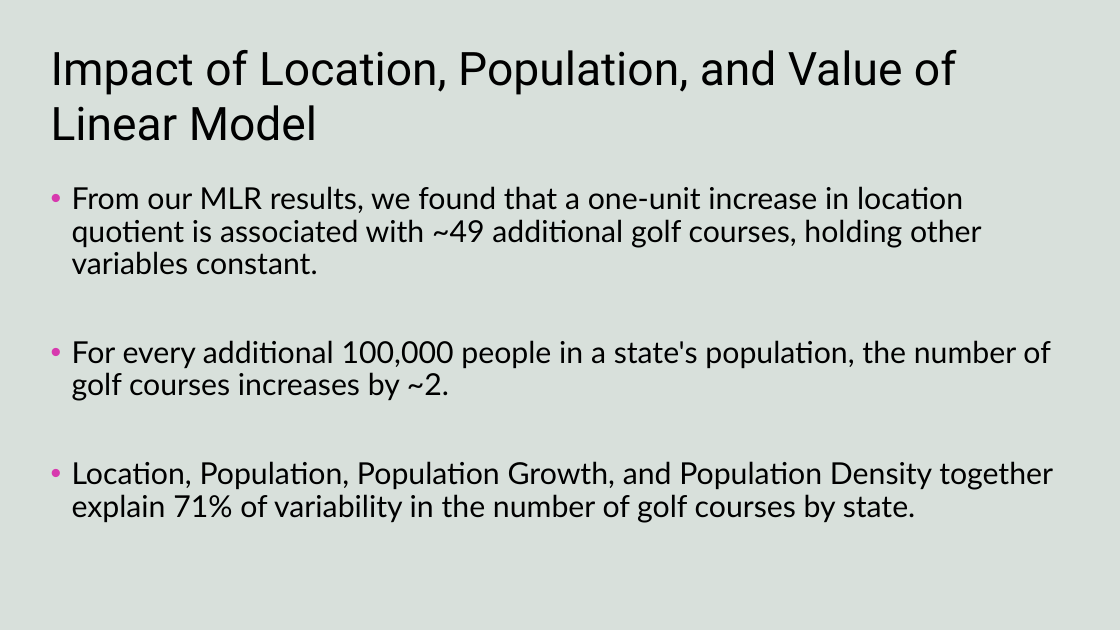
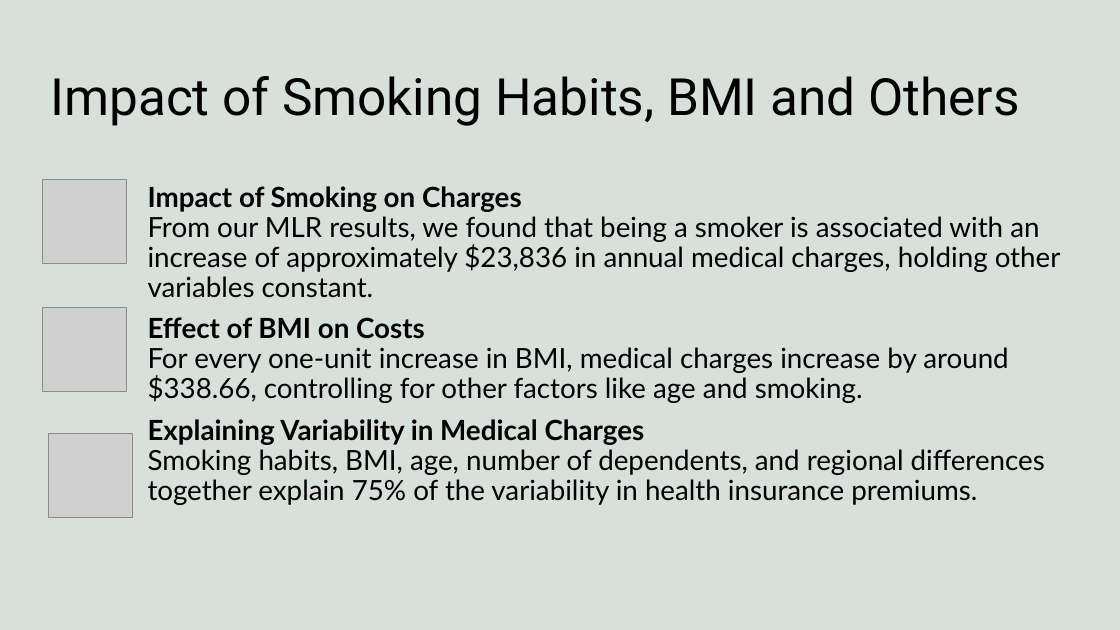
Before and after one commit to harshvardhaniimi/linear-regression, a slide deck: slide 27 of Slides.pptx (slide 24 before the commit). Drawn at 1120x630 pixels with LibreOffice and Linux fonts; fonts in the diff are those of the drawing; grey boxes stand for pictures; background and template pictures are left out. Boxes give left, top, right and bottom in pixels: in the first picture for what was removed or moved away, otherwise in the second. Text is boxed around its words. In the diff, an @@ line names an element or a change of style, - is before the commit and + after.

```diff
--- a/Slides.pptx
+++ b/Slides.pptx
@@ title at (51,76,1019,126): text changed; size 39.6 to 44 pt @@
-Impact of Location, Population, and Value of Linear Model
+Impact of Smoking Habits, BMI and Others
@@ picture added at (42,179,126,263) @@
@@ text at (148,186,1061,505): text changed; size 25.9 to 23.8 pt @@
-• From our MLR results, we found that a one-unit increase in location quotient is associated with ~49 additional golf courses, holding other variables constant.
-• For every additional 100,000 people in a state's population, the number of golf courses increases by ~2.
-• Location, Population, Population Growth, and Population Density together explain 71% of variability in the number of golf courses by state.
+Impact of Smoking on Charges
+From our MLR results, we found that being a smoker is associated with an increase of approximately $23,836 in annual medical charges, holding other variables constant.
+Effect of BMI on Costs
+For every one-unit increase in BMI, medical charges increase by around $338.66, controlling for other factors like age and smoking.
+Explaining Variability in Medical Charges
+Smoking habits, BMI, age, number of dependents, and regional differences together explain 75% of the variability in health insurance premiums.
@@ picture added at (42,308,126,392) @@
@@ picture added at (49,434,133,518) @@
```
Also in this commit, not shown: 10 other slides changed, 7 slides added, 6 slides removed, 10 other files.
